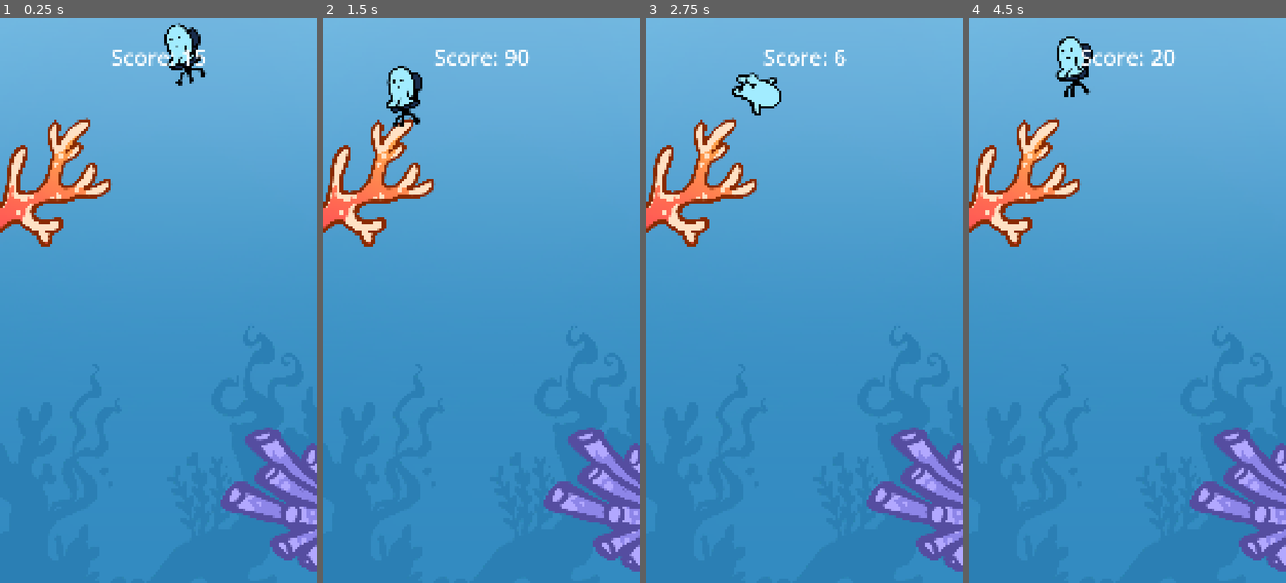
Above: before the commit, frames 1-4 (left to right).
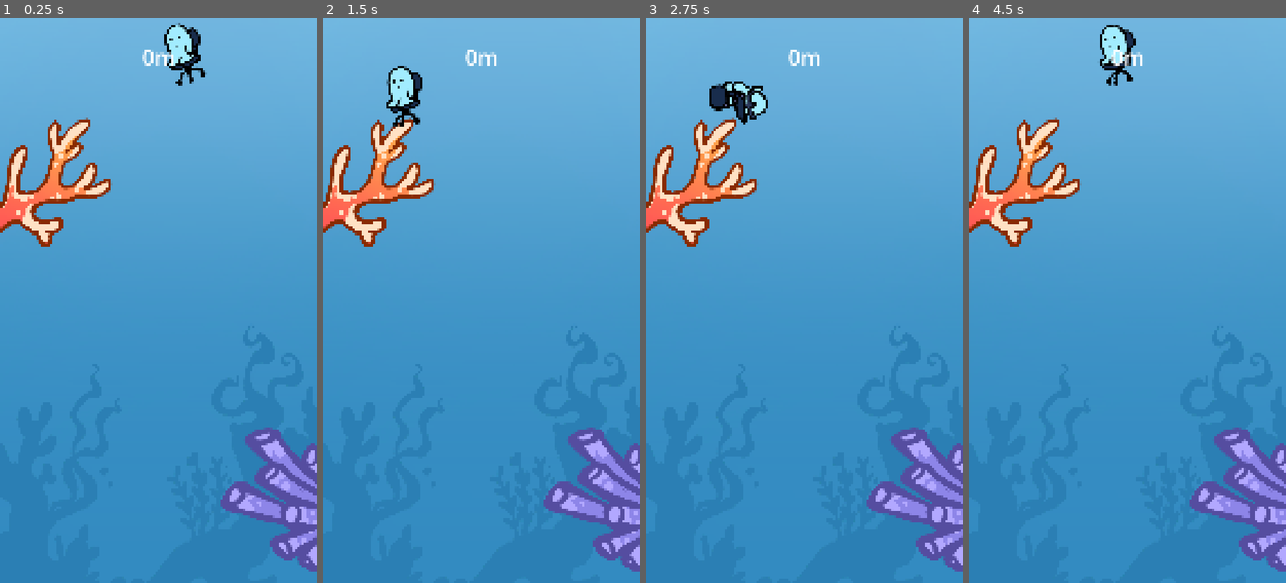
Above: after the commit, the same moments.

Repository: izzqz/to-the-core
Game: Godot game, scene res://main.tscn
The game is run twice, just before and just after one commit, with the same random seed, the same clock (stepped at 60 frames per second) and the same inputs.
Inputs:
- Up to frame 1 (0.25 s): no input
- Up to frame 2 (1.5 s): hold Space (flap) 0.53-1.28 s; tap Space (flap) at 1.35 s
- Up to frame 3 (2.75 s): tap Space (flap) at 1.52, 1.82 s; hold Space (flap) from 2.03 s (still down)
- Up to frame 4 (4.5 s): release Space (flap) at 2.78 s; tap Space (flap) at 2.85, 3.02, 3.32, 4.35 s; hold Space (flap) 3.53-4.28 s; tap R (debug_restart) at 4.15 s

The runs differ from the first frame. In frame 1, 0.4% of the frame differs, in the area x 35-65%, y 5-9%; in frame 2, 0.4%; in frame 3, 1.4%; in frame 4, 1.9%, in the area x 27-66%, y 1-14%.

Commit message:
Death fx

Diff:
--- a/scenes/overlay.tscn
+++ b/scenes/overlay.tscn
@@ -8,10 +8,15 @@
 
 func _ready() -> void:
 	Global.score_changed.connect(_on_score_changed)
-	text = \"Score: %d\" % Global.score
+	set_score(Global.score)
 
 func _on_score_changed(new_score: int) -> void:
-	text = \"Score: %d\" % new_score
+	set_score(new_score)
+
+func set_score(new_score: int) -> void:
+	var meters = int(new_score / 100)
+
+	text = \"%dm\" % meters
 "
 
 [node name="Overlay" type="Control"]
--- a/scenes/stool_fx.tscn
+++ b/scenes/stool_fx.tscn
@@ -1,11 +1,13 @@
-[gd_scene load_steps=5 format=3 uid="uid://fm55d3unq21o"]
+[gd_scene load_steps=6 format=3 uid="uid://fm55d3unq21o"]
 
+[ext_resource type="Script" uid="uid://buf2kwccm2ju" path="res://scripts/death_fx.gd" id="1_mu8r3"]
 [ext_resource type="Texture2D" uid="uid://bhlr5w7ngod41" path="res://assets/player/fx/stool.png" id="1_udtdc"]
 [ext_resource type="Texture2D" uid="uid://cfjubq0miyn36" path="res://assets/player/fx/wheel_1.png" id="2_mu8r3"]
 [ext_resource type="Texture2D" uid="uid://cgy63kukm1fdo" path="res://assets/player/fx/wheel_2.png" id="3_cwymu"]
 [ext_resource type="Texture2D" uid="uid://ddgh1x6cf3rvk" path="res://assets/player/fx/wheel_3.png" id="4_1rb58"]
 
 [node name="StoolFx" type="Node2D"]
+script = ExtResource("1_mu8r3")
 
 [node name="Stool" type="Sprite2D" parent="."]
 position = Vector2(21, 9)
--- /dev/null
+++ b/scripts/death_fx.gd
@@ -0,0 +1,62 @@
+extends Node2D
+
+@export var animation_duration: float = 15
+@export var random_spread: float = 300
+@export var initial_velocity_scale: float = 700.0
+@export var rotation_min: float = -10.0  # Minimum rotation in radians
+@export var rotation_max: float = 10.0   # Maximum rotation in radians
+
+var screen_center_x: float
+var animations_active: int = 0
+
+func _ready():
+	screen_center_x = get_viewport_rect().size.x / 2
+	animations_active = get_child_count()
+
+	for node in get_children():
+		node.hide()
+	fire()
+
+func fire() -> void:
+	for node in get_children():
+		node.show()
+		throw_node(node)
+
+func throw_node(node: Node2D):
+	# Store initial position
+	var initial_position = node.global_position
+	var initial_rotation = node.rotation
+
+	# Calculate target position (horizontal center with some random spread)
+	var random_offset = Vector2(
+		randf_range(-random_spread, random_spread),
+		randf_range(-random_spread, random_spread)
+	)
+
+	# Use horizontal center but keep original vertical position
+	var target_position = Vector2(screen_center_x, initial_position.y) + random_offset
+
+	# Generate random final rotation
+	var target_rotation = initial_rotation + randf_range(rotation_min, rotation_max)
+
+	# Calculate initial velocity direction (away from target)
+	var direction = (initial_position - target_position).normalized()
+	var initial_velocity = direction * initial_velocity_scale
+
+	# Create and configure tween for curved animation
+	var tween = create_tween()
+	tween.set_ease(Tween.EASE_OUT)
+	tween.set_trans(Tween.TRANS_EXPO)
+
+	# Add parallel property tracks for position and rotation
+	tween.tween_property(node, "global_position", target_position, animation_duration)
+	tween.parallel().tween_property(node, "rotation", target_rotation, animation_duration)
+
+	# Connect signal for when animation completes
+	tween.finished.connect(func(): _on_animation_completed())
+
+func _on_animation_completed():
+	animations_active -= 1
+	if animations_active <= 0:
+		# All animations have completed
+		pass
--- a/scripts/global.gd
+++ b/scripts/global.gd
@@ -2,6 +2,8 @@
 
 var score := 0
 signal score_changed(new_score: int)
+
+var junk: Array[Node] = []
 
 func add_score(amount: int) -> void:
 	score += amount
@@ -10,3 +12,12 @@
 func reset_score() -> void:
 	score = 0
 	score_changed.emit(score)
+
+func junk_put(node: Node) -> void:
+	junk.push_front(node)
+
+func cleanup() -> void:
+	for node in junk:
+		node.queue_free()
+
+	junk = []
--- a/scripts/player.gd
+++ b/scripts/player.gd
@@ -21,6 +21,7 @@
 @onready var colision_shape: CollisionShape2D = $CollisionShape2D
 @onready var is_alive = true
 @onready var viewport_rect = get_viewport_rect()
+@onready var death_fx_scene = preload('res://scenes/stool_fx.tscn')
 
 func _ready() -> void:
 	$Alive_Animation.show()
@@ -112,9 +113,12 @@
 			restart()
 
 func restart() -> void:
+	current_speed = 0
+	current_direction = 1
 	is_alive = true
 	death_time = 0.0
 	Global.reset_score()
+	Global.cleanup()
 	$Alive_Animation.show()
 	$Dead_Sprite.hide()
 	$AnimationPlayer.play("RESET")
@@ -123,7 +127,11 @@
 func game_over() -> void:
 	is_alive = false
 	death_time = 0.0
+	velocity = Vector2(0, 0)
 	play_dead()
+	var death_fx = death_fx_scene.instantiate()
+	add_child(death_fx)
+	Global.junk_put(death_fx)
 	print("Game Over!")
 
 func _on_colision_detector_area_entered(area: Area2D) -> void:
Not shown, added: scripts/death_fx.gd.uid
